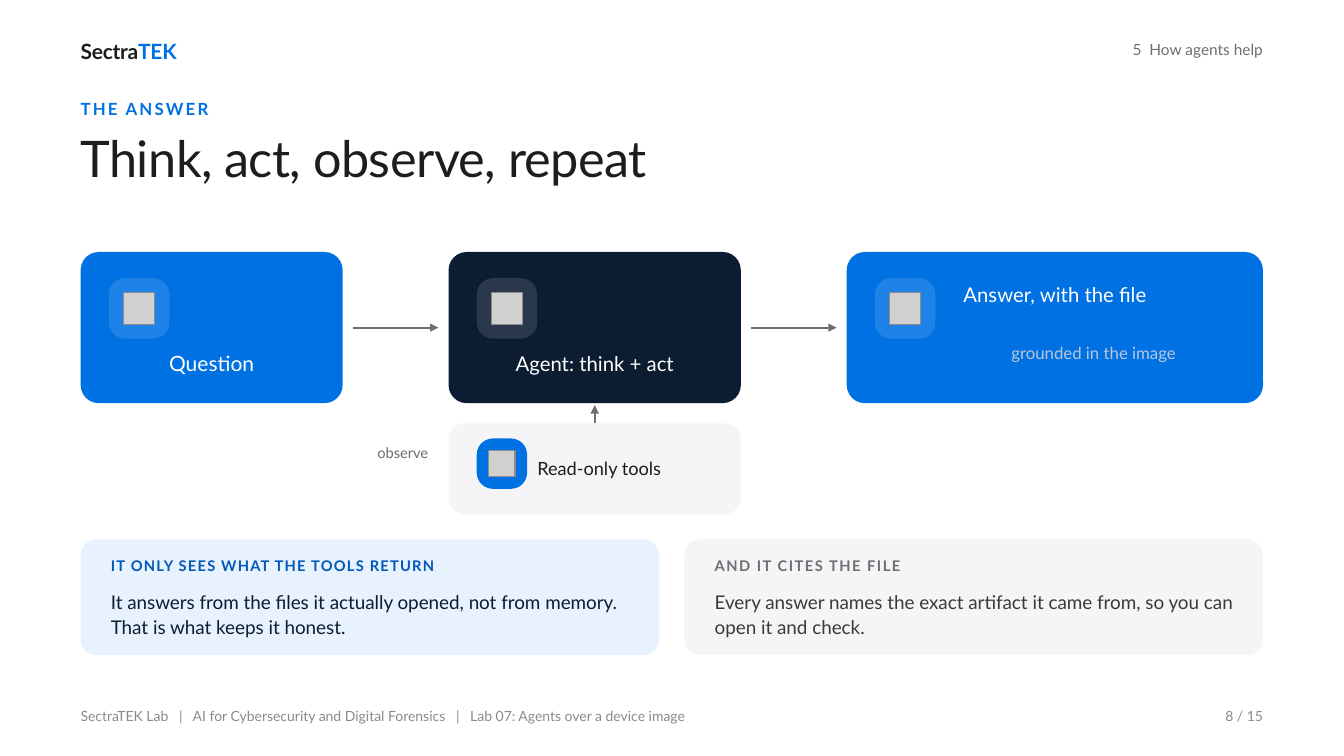
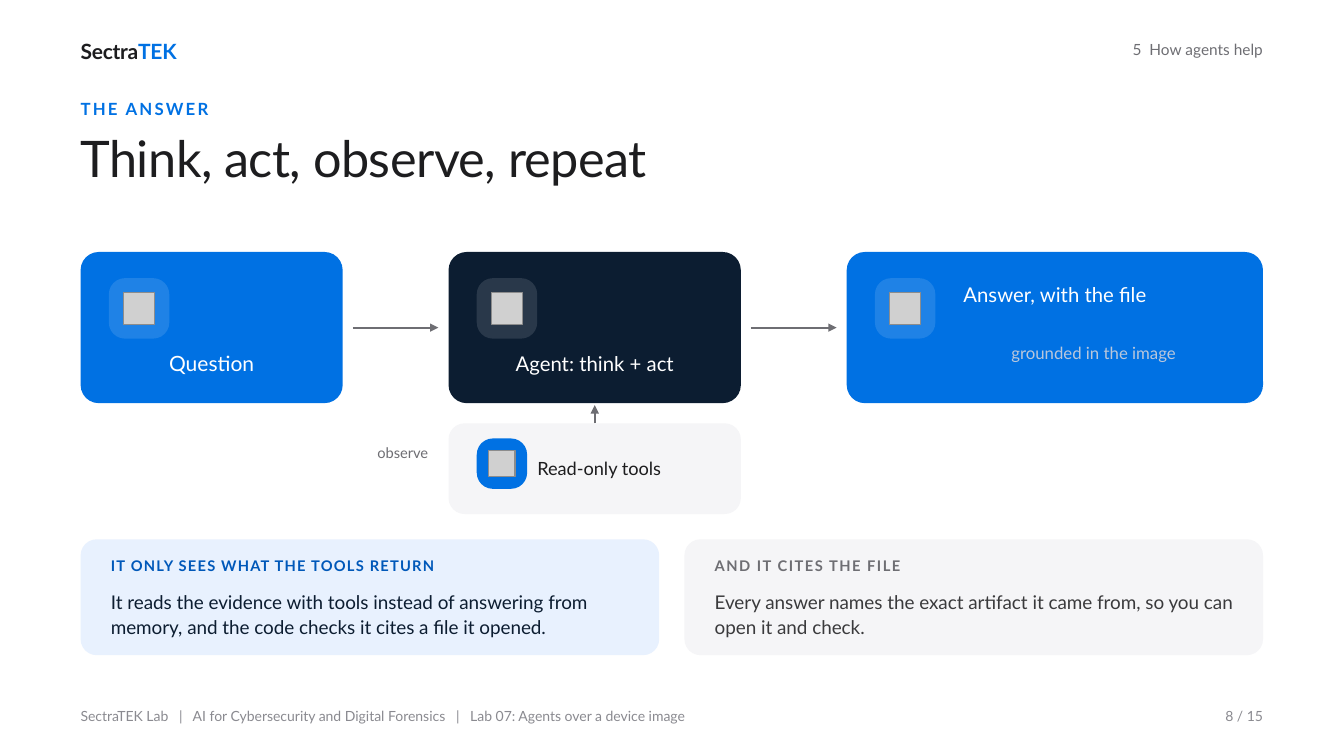
Before and after one commit to danjethh/sectratek-AI-Lab, a slide deck: slide 8 of lab07_llm_android_image_agent/slides/SectraTEK_Lab07_Agent.pptx. Drawn at 1344x756 pixels with LibreOffice and Linux fonts; fonts in the diff are those of the drawing; grey boxes stand for pictures. Boxes give left, top, right and bottom in pixels: in the first picture for what was removed or moved away, otherwise in the second. Text is boxed around its words. In the diff, an @@ line names an element or a change of style, - is before the commit and + after.

```diff
--- a/lab07_llm_android_image_agent/slides/SectraTEK_Lab07_Agent.pptx
+++ b/lab07_llm_android_image_agent/slides/SectraTEK_Lab07_Agent.pptx
@@ text at [111,595,587,638]: text changed @@
-It answers from the files it actually opened, not from memory. That is what keeps it honest.
+It reads the evidence with tools instead of answering from memory, and the code checks it cites a file it opened.
```
Also in this commit, not shown: 3 other slides changed, 27 other files.
